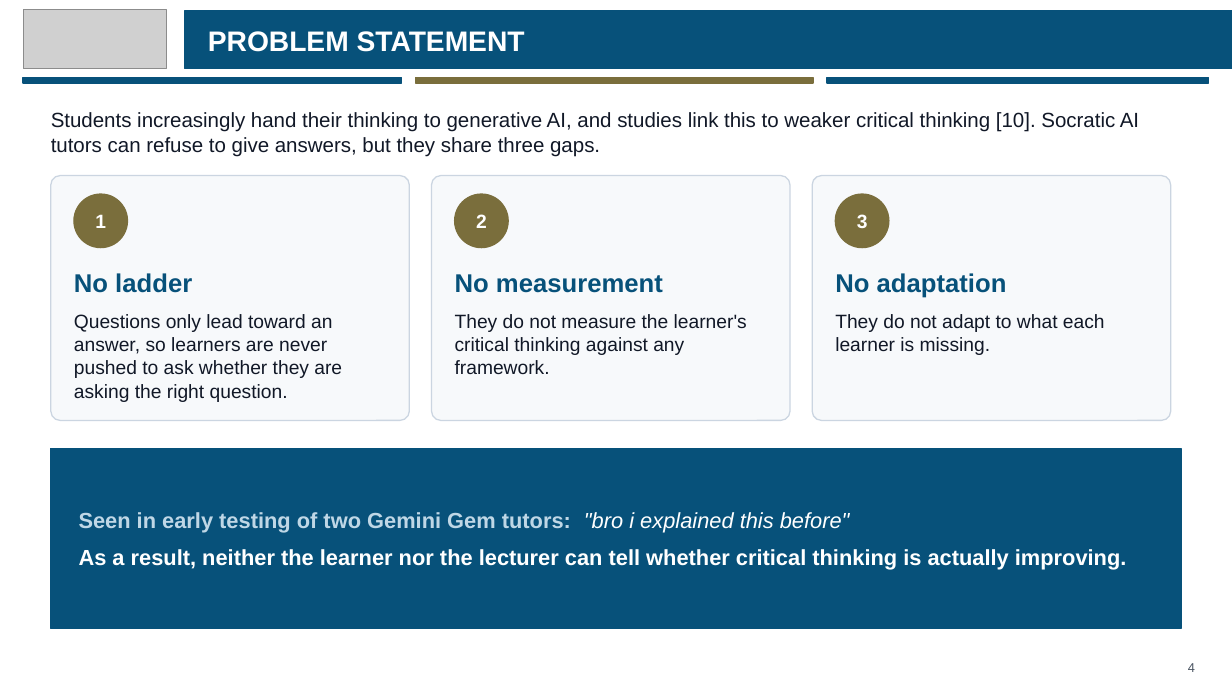
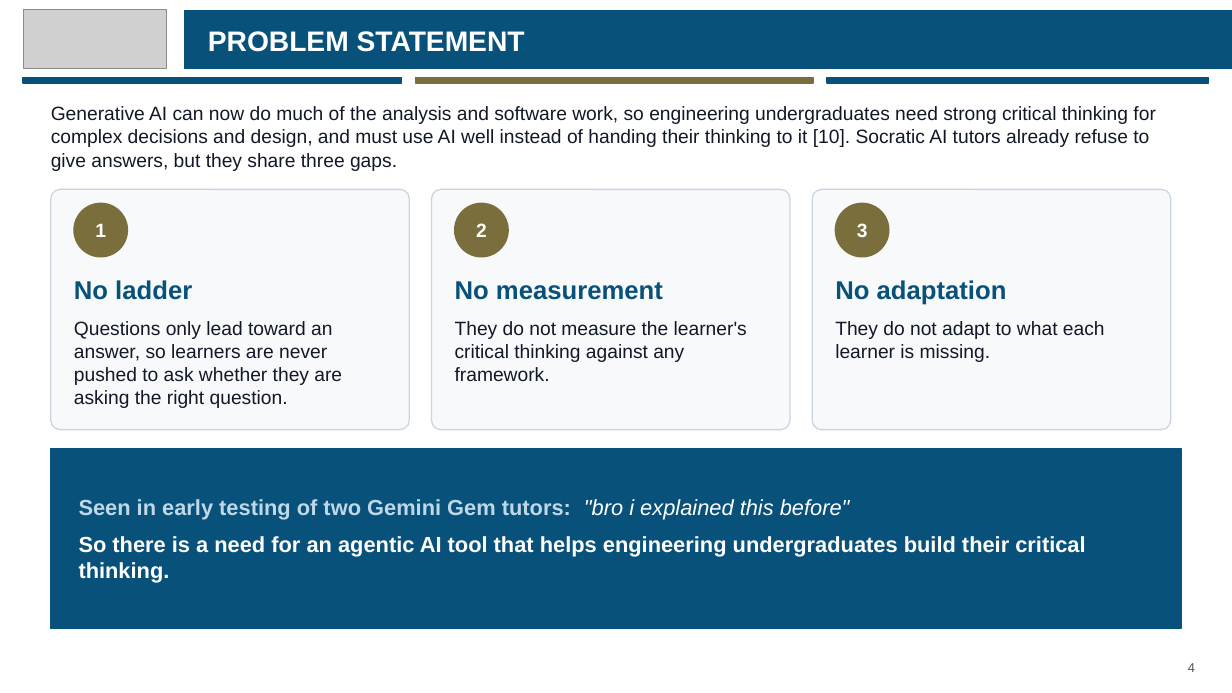
Before and after one commit to eusoffamir/Socratic-AI, a slide deck: slide 4 of docs/defence/Socratic AI Proposal Defence.pptx. Drawn at 1232x693 pixels with LibreOffice and Linux fonts; fonts in the diff are those of the drawing; grey boxes stand for pictures. Boxes give left, top, right and bottom in pixels: in the first picture for what was removed or moved away, otherwise in the second. Text is boxed around its words. In the diff, an @@ line names an element or a change of style, - is before the commit and + after.

```diff
--- a/docs/defence/Socratic AI Proposal Defence.pptx
+++ b/docs/defence/Socratic AI Proposal Defence.pptx
@@ text at <box>51,106,1155,171</box>: text changed; size 16 to 15 pt @@
-Students increasingly hand their thinking to generative AI, and studies link this to weaker critical thinking [10]. Socratic AI tutors can refuse to give answers, but they share three gaps.
+Generative AI can now do much of the analysis and software work, so engineering undergraduates need strong critical thinking for complex decisions and design, and must use AI well instead of handing their thinking to it [10]. Socratic AI tutors already refuse to give answers, but they share three gaps.
@@ rounded rectangle: place and size @@
-rounded rectangle at <box>51,176,409,421</box>
+rounded rectangle at <box>51,189,409,430</box>
@@ rounded rectangle: place and size @@
-rounded rectangle at <box>432,176,790,421</box>
+rounded rectangle at <box>432,189,790,430</box>
@@ rounded rectangle: place and size @@
-rounded rectangle at <box>812,176,1171,421</box>
+rounded rectangle at <box>812,189,1171,430</box>
@@ 3 texts, 3 ellipses: place and size @@
-3 texts, 3 ellipses at <box>74,194,889,248</box>
+3 texts, 3 ellipses at <box>74,203,889,257</box>
@@ 6 texts: place and size @@
-6 texts at <box>74,273,1105,402</box>
+6 texts at <box>74,280,1105,408</box>
@@ text at <box>79,536,1085,583</box>: text changed @@
-As a result, neither the learner nor the lecturer can tell whether critical thinking is actually improving.
+So there is a need for an agentic AI tool that helps engineering undergraduates build their critical thinking.
```
Also in this commit, not shown: 4 other slides changed, 8 other files.
